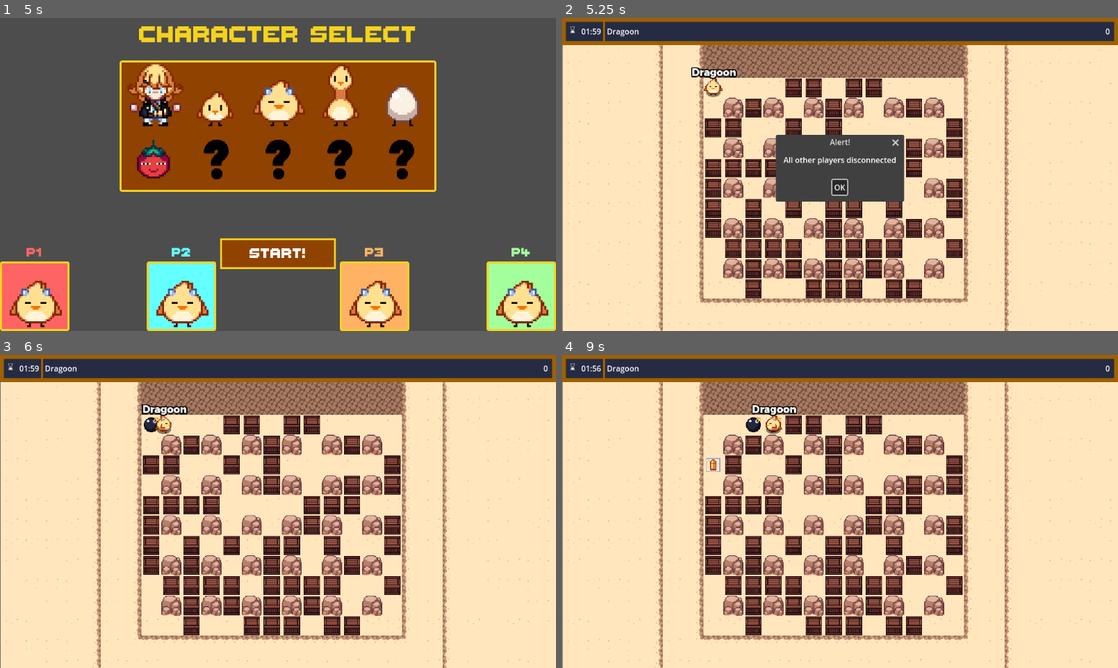
Above: before the commit, frames 1-4 (two rows, left to right).
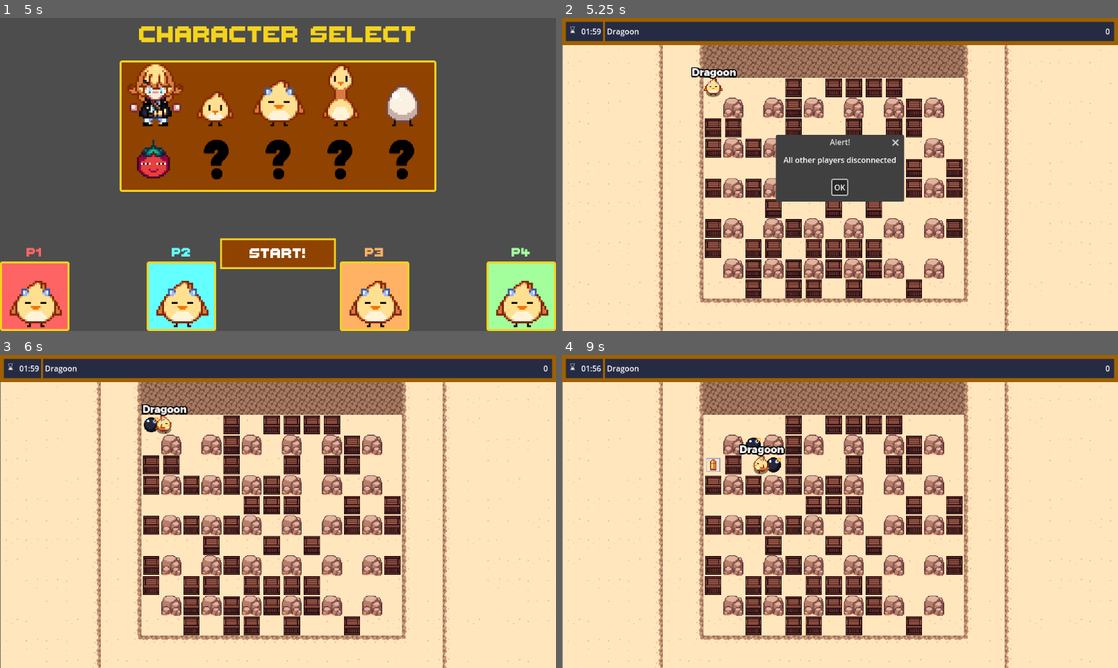
Above: after the commit, the same moments.

Repository: Dragoon-Project-Squad/bomberbird
Game: Godot game, scene res://scenes/main_menu.tscn
Two runs of this game, one before a commit and one after it. Both use one fixed random seed, a clock stepped at 60 frames per second and the inputs below. Sound files missing from this copy of the repository are replaced by a short silence.
Inputs:
- Up to frame 1 (5 s): click "Multiplayer" at 0.5 s; click "super" at 1.25 s; click "off" at 2 s; click "on" at 2.75 s; click "Host" at 3.5 s; click "READY!" at 4.25 s
- Up to frame 2 (5.25 s): click "START!" at 5 s
- Up to frame 3 (6 s): tap Enter at 5.75 s; hold Right (move_right) from 5.78 s (still down); hold Space (set_bomb) from 5.78 s (still down)
- Up to frame 4 (9 s): release Right (move_right) at 6.53 s; release Space (set_bomb) at 6.53 s; hold Down (move_down) 6.53-7.28 s; tap G (detonate_rc) at 6.6 s; tap Space (set_bomb) at 6.8, 7.55, 8.3 s; hold Right (move_right) 7.28-8.03 s; hold E (punch_action) 7.28-8.03 s; hold Up (move_up) 8.03-8.78 s; tap F (secondary_action) at 8.1 s; hold Left (move_left) from 8.78 s (still down); hold Space (set_bomb) from 8.78 s (still down)

Frame 1 is identical in both runs. In frame 2, 7.7% of the frame differs, in the area x 25-73%, y 19-90%; in frame 3, 9.4%; in frame 4, 10%, in the area x 25-73%, y 15-90%.

Commit message:
removing tree traversale for world and player nodes

Diff:
--- a/autoloads/gamestate.gd
+++ b/autoloads/gamestate.gd
@@ -56,7 +56,7 @@
 func _player_disconnected(id):
 	total_player_count -= 1
 	human_player_count -= 1
-	if has_node("/root/World"): # Game is in progress.
+	if globals.current_world != null: # Game is in progress.
 		# Remove from world
 		remove_player_from_world.rpc(id)
 		# If everyone else disconnected
@@ -101,10 +101,9 @@
 
 @rpc("authority", "call_local")
 func remove_player_from_world(id):
-	if get_tree().get_root().has_node("World"):
-		var world = get_tree().get_root().get_node("World")
-		if world.has_node("Players/" + str(id)):
-			world.get_node("Players/" + str(id)).queue_free()
+	if globals.current_world != null:
+		if globals.current_world.has_node("Players/" + str(id)):
+			globals.current_world.get_node("Players/" + str(id)).queue_free()
 
 @rpc("any_peer")
 func change_character_player(texture):
@@ -159,38 +158,7 @@
 	total_player_count = human_player_count + 3
 	add_ai_players()
 	load_world.rpc()
-	var world = get_tree().get_root().get_node("World")
-	#var playerspawner = get_tree().get_root().get_node("World/PlayerSpawner")
-	# Create a dictionary with peer id and respective spawn points, could be improved by randomizing.
-	var spawn_points = {}
-	spawn_points[1] = 0 # Server in spawn point 0.
-	var spawn_point_idx = 1
-	for p in players:
-		spawn_points[p] = spawn_point_idx
-		spawn_point_idx += 1
-	var humans_loaded_in_game = 0
-	for p_id in spawn_points:
-		var spawn_pos = world.get_node("SpawnPoints/" + str(spawn_points[p_id])).position
-		#var spawnedplayer
-		var playerspawner = world.get_node("PlayerSpawner")
-		var misobonspawner = world.get_node("MisobonPlayerSpawner")
-		#var spawningdata = {"playertype": "human", "spawndata": spawn_pos, "pid": p_id, "defaultname": player_name, "playerdictionary": players, "characterdictionary": characters}
-		var spawningdata = {"spawndata": spawn_pos, "pid": p_id, "defaultname": player_name, "playerdictionary": players}
-		var misobondata = {"spawn_here": 0.0, "pid": p_id}
-		var player: Player
-		if humans_loaded_in_game < human_player_count:
-			spawningdata.playertype = "human"
-			misobondata.player_type = "human"
-			#spawnedplayer = player_scene.instantiate()
-			humans_loaded_in_game += 1
-		else:
-			spawningdata.playertype = "ai"
-			misobondata.player_type = "ai"
-
-		player = playerspawner.spawn(spawningdata)
-		misobondata.name = player.get_player_name()
-
-		misobonspawner.spawn(misobondata)
+	spawn_players()
 
 func begin_game():
 	human_player_count = 1+players.size()
@@ -201,29 +169,31 @@
 		game_error.emit("All other players disconnected")
 		end_game()
 	load_world.rpc()
-	var world = get_tree().get_root().get_node("World")
-	#var playerspawner = get_tree().get_root().get_node("World/PlayerSpawner")
+	spawn_players()
+
+func spawn_players():
 	# Create a dictionary with peer id and respective spawn points, could be improved by randomizing.
 	var spawn_points = {}
+	var spawn_point_idx = 1
 	spawn_points[1] = 0 # Server in spawn point 0.
-	var spawn_point_idx = 1
+
 	for p in players:
 		spawn_points[p] = spawn_point_idx
 		spawn_point_idx += 1
+
 	var humans_loaded_in_game = 0
+
 	for p_id in spawn_points:
-		var spawn_pos = world.get_node("SpawnPoints/" + str(spawn_points[p_id])).position
-		#var spawnedplayer
-		var playerspawner = world.get_node("PlayerSpawner")
-		var misobonspawner = world.get_node("MisobonPlayerSpawner")
-		#var player data
+		var spawn_pos = globals.current_world.get_node("SpawnPoints/" + str(spawn_points[p_id])).position
+		var playerspawner = globals.current_world.get_node("PlayerSpawner")
+		var misobonspawner = globals.current_world.get_node("MisobonPlayerSpawner")
 		var spawningdata = {"spawndata": spawn_pos, "pid": p_id, "defaultname": player_name, "playerdictionary": players}
 		var misobondata = {"spawn_here": 0.0, "pid": p_id}
 		var player: Player
+
 		if humans_loaded_in_game < human_player_count:
 			spawningdata.playertype = "human"
 			misobondata.player_type = "human"
-
 			humans_loaded_in_game += 1
 		else:
 			spawningdata.playertype = "ai"
@@ -280,9 +250,9 @@
 	return true
 
 func end_game():
-	if has_node("/root/World"): # Game is in progress.
+	if globals.current_world != null: # Game is in progress.
 		# End it
-		get_node("/root/World").queue_free()
+		globals.current_world.queue_free()
 		if !multiplayer.is_server():
 			peer.close()
 	game_ended.emit()
--- a/autoloads/globals.gd
+++ b/autoloads/globals.gd
@@ -1,3 +1,6 @@
 extends Node
 
 var config = Config.new()
+
+var current_world: World
+var player_manager: PlayerManager
--- a/players_manager.gd
+++ b/players_manager.gd
@@ -2,10 +2,17 @@
 #TODO: Move player related functions (evtl as static) from world and/or gamestate into here
 class_name PlayerManager extends Node2D
 
+@onready var players: Array = get_children()
+
+func _init():
+	globals.player_manager = self
+
 func _on_hurry_up_start() -> void:
+	if players.is_empty():
+		players = get_children()
 	if gamestate.misobon_mode == gamestate.misobon_states.OFF:
 		return
-	for player in get_children():
+	for player in players:
 		player.hurry_up_started = true
 		if !player.is_dead: continue
 		if !is_multiplayer_authority(): continue
--- a/scenes/battlegrounds.tscn
+++ b/scenes/battlegrounds.tscn
@@ -26,7 +26,7 @@
 
 [sub_resource type="AudioStreamRandomizer" id="AudioStreamRandomizer_to18j"]
 
-[node name="World" type="Node2D"]
+[node name="World_test" type="Node2D"]
 texture_filter = 1
 script = ExtResource("1_b42q6")
 
@@ -64,6 +64,10 @@
 position = Vector2(432, 432)
 
 [node name="Breakables" type="Node2D" parent="."]
+
+[node name="BreakableSpawner" type="MultiplayerSpawner" parent="Breakables"]
+spawn_path = NodePath("..")
+script = ExtResource("9_k4om7")
 
 [node name="Players" type="Node2D" parent="."]
 script = ExtResource("3_jta2f")
@@ -251,11 +255,6 @@
 spawn_path = NodePath("../MisobonPath")
 script = ExtResource("7_7cqae")
 
-[node name="BreakableSpawner" type="MultiplayerSpawner" parent="." node_paths=PackedStringArray("world")]
-spawn_path = NodePath("../Breakables")
-script = ExtResource("9_k4om7")
-world = NodePath("..")
-
 [node name="MusicPlayer" type="AudioStreamPlayer2D" parent="."]
 stream = SubResource("AudioStreamRandomizer_to18j")
 volume_db = -4.685
@@ -269,8 +268,6 @@
 one_shot = true
 autostart = true
 
-[node name="Marker2D" type="Marker2D" parent="."]
-
 [connection signal="hurry_up_start" from="HurryUp" to="Players" method="_on_hurry_up_start"]
 [connection signal="pressed" from="Winner/ExitGame" to="GameUI" method="_on_exit_game_pressed"]
 [connection signal="pressed" from="Winner/ExitGame" to="GameUI/Border/Container/Players" method="_on_exit_game_pressed"]
--- a/scenes/hurry_up.gd
+++ b/scenes/hurry_up.gd
@@ -69,7 +69,7 @@
 func _on_hurry_up_start_timer_timeout():
 	hurry_up_start.emit()
 	target_tiles = generate_spiral(world_data.world_width, world_data.world_height)
-	get_node("/root/World/%RemainingTime").add_theme_color_override("font_color", Color(255, 0, 0))
+	globals.current_world.get_node("%RemainingTime").add_theme_color_override("font_color", Color(255, 0, 0))
 	hurry_up_step_timer.start()
 
 
--- a/scripts/ai_state/ai_state_machine.gd
+++ b/scripts/ai_state/ai_state_machine.gd
@@ -11,9 +11,8 @@
 		if child is State:
 			states[child.name.to_lower()] = child
 			child.state_changed.connect(_on_state_changed)
-			# Scuffed, but it works
-			child.aiplayer = get_parent()
-			child.world = get_parent().get_parent().get_parent()
+			child.aiplayer = get_parent() # This is arguably fine because its within its own scene tree imo
+			child.world = globals.current_world
 
 	if initial_state:
 		initial_state._enter()
--- a/scripts/airborn_bomb.gd
+++ b/scripts/airborn_bomb.gd
@@ -102,7 +102,7 @@
 func to_stationary_bomb():
 	if !is_multiplayer_authority():
 		return
-	bomb_root.do_place.rpc(target, -1)
+	bomb_root.do_place.rpc(target, -1, bomb_root.bomb_owner_is_dead)
 
 func check_bounds() -> bool:
 	var in_arena_x: bool = arena_bounds[0].x < bomb_root.position.x && bomb_root.position.x < arena_bounds[1].x
@@ -143,7 +143,7 @@
 #throw calculates and starts a throw operations
 func throw(origin: Vector2, target: Vector2, direction: Vector2i, angle_rad: float = MISOBON_THROW_ANGLE_RAD, time_total: float = MISOBON_THROW_TIME):
 	#This should really be in _ready but that no worky
-	var world: Node2D = get_node("/root/World")
+	var world: World = globals.current_world
 	arena_bounds = world.get_arena_bounds()
 	world_bounds = world.get_world_bounds()
 	world_size = world.get_world_size()
--- a/scripts/bomb_root_fsm.gd
+++ b/scripts/bomb_root_fsm.gd
@@ -43,7 +43,7 @@
 
 @rpc("call_local")
 func set_bomb_owner(player_id: String):
-	bomb_owner = get_node("/root/World/Players/" + player_id)
+	bomb_owner = globals.player_manager.get_node(str(player_id))
 
 @rpc("call_local")
 func do_place(bombPos: Vector2, boost: int = boost, is_dead: bool = false) -> int:
--- a/scripts/breakable.gd
+++ b/scripts/breakable.gd
@@ -6,11 +6,14 @@
 const PICKUP_SPAWN_BASE_CHANCE := 1.0
 
 @onready var breakable_sfx_player := $BreakableSound
-@onready var pickup_pool: PickupPool = get_node("/root/World/PickupPool")
 
 var rng = RandomNumberGenerator.new()
+#set from the spawner
+var world : World
+var pickup_pool: PickupPool
 
-var world : World
+func _ready():
+	pickup_pool = world.pickup_pool
 
 func decide_pickup_spawn() -> bool:
 	if !PICKUP_ENABLED:
@@ -37,9 +40,10 @@
 
 @rpc("call_local")
 func exploded(by_who):
-	#breakable_sfx_player.play()
+	# breakable_sfx_player.play()
 	$"AnimationPlayer".play("explode")
 	# Spawn a powerup where this rock used to be.
+
 	if is_multiplayer_authority():
 		if decide_pickup_spawn() && by_who != gamestate.ENVIRONMENTAL_KILL_PLAYER_ID:
 			var type_of_pickup = decide_pickup_type()
@@ -48,7 +52,8 @@
 		else:
 			world_data.set_tile.rpc(world_data.tiles.EMPTY, global_position) #We only wanne delete this cell if no pickup is spawned on it
 
-	get_node("Shape").queue_free()
+	if is_multiplayer_authority():
+		get_node("Shape").queue_free()
 	world.astargrid_set_point(global_position, false)
 	await $"AnimationPlayer".animation_finished #Wait for the animation to finish
 	if is_multiplayer_authority():
--- a/scripts/breakable_spawner.gd
+++ b/scripts/breakable_spawner.gd
@@ -1,11 +1,11 @@
 extends MultiplayerSpawner
 const BREAKABLE_SCENE_PATH : String = "res://scenes/breakable.tscn"
 
-@onready var breakable_parent = $"../Breakables"
-@export var world : World
+var world : World
 
 func _init():
 	spawn_function = place_breakable
+	world = globals.current_world
 
 func place_breakable(spawncoords: Vector2):
 	#breakable_layer.set_cell(Vector2i(x,y), BREAKABLE_TILE_ID, Vector2i(0,0),0)
--- a/scripts/main_menu.gd
+++ b/scripts/main_menu.gd
@@ -14,20 +14,18 @@
 
 func _on_single_player_pressed() -> void:
 	#if a game is already running do not allow a new game to start
-	if not has_node("/root/World"):
+	if globals.current_world == null:
 		gamestate.begin_singleplayer_game()
 	# get_tree().change_scene_to_file("res://scenes/battlegrounds.tscn")
 
 
 func _on_multiplayer_pressed() -> void:
 	#if a game is already running do not allow to open lobby
-	if not has_node("/root/World"):
+	if globals.current_world == null:
 		get_tree().change_scene_to_file("res://scenes/lobby.tscn")
 
 
 func _on_options_pressed() -> void:
 	#if a game is already running do not allow to open menu
-	if has_node("/root/World"):
-		pass
-	#get_tree().change_scene_to_file("res://scenes/options_menu/options_menu.tscn")
-	switch_to_options_menu()
+	if globals.current_world == null:
+		switch_to_options_menu()
--- a/scripts/misobon_player.gd
+++ b/scripts/misobon_player.gd
@@ -15,7 +15,7 @@
 var controlable: bool = false
 
 func _ready() -> void:
-	bomb_pool = get_node("/root/World/BombPool")
+	bomb_pool = globals.current_world.bomb_pool
 	set_player(str(self.name).to_int())
 	disable()
 
--- a/scripts/pickups/default_pickup.gd
+++ b/scripts/pickups/default_pickup.gd
@@ -3,8 +3,8 @@
 @onready var pickup_sfx_player = $PickupSoundPlayer
 @onready var animated_sprite = $AnimatedSprite2D
 @onready var collisionbox: CollisionShape2D = $CollisionShape2D
-@onready var pickup_pool: PickupPool = get_node("/root/World/PickupPool")
 
+var pickup_pool: PickupPool
 var pickup_type: String = "":
 	set(type): #i don't like setters but it only enforces something here so its okey
 		if pickup_type != "":
@@ -12,7 +12,7 @@
 		pickup_type = type
 
 func _ready():
-	pass
+	pickup_pool = globals.current_world.get_node("PickupPool")
 
 @rpc("call_local")
 func disable_collison_and_hide():
--- a/scripts/pickups/explosion_boost.gd
+++ b/scripts/pickups/explosion_boost.gd
@@ -1,6 +1,7 @@
 extends Pickup
 
 func _ready():
+	super()
 	animated_sprite.play("idle")
 
 func apply_power_up(pickup_owner: Player):
--- a/scripts/pickups/extra_bomb.gd
+++ b/scripts/pickups/extra_bomb.gd
@@ -1,6 +1,7 @@
 extends Pickup
 
 func _ready():
+	super()
 	animated_sprite.play("idle")
 
 func apply_power_up(pickup_owner: Player):
--- a/scripts/pickups/max_explosion.gd
+++ b/scripts/pickups/max_explosion.gd
@@ -1,6 +1,7 @@
 extends Pickup
 
 func _ready():
+	super()
 	animated_sprite.play("idle")
 
 func apply_power_up(pickup_owner: Player):
--- a/scripts/pickups/punch_ability.gd
+++ b/scripts/pickups/punch_ability.gd
@@ -1,4 +1,5 @@
 extends Pickup
 
 func _ready():
+	super()
 	animated_sprite.play("idle")
--- a/scripts/pickups/speed_boost.gd
+++ b/scripts/pickups/speed_boost.gd
@@ -1,6 +1,7 @@
 extends Pickup
 
 func _ready():
+	super()
 	animated_sprite.play("idle")
 
 func apply_power_up(pickup_owner: Player):
--- a/scripts/player.gd
+++ b/scripts/player.gd
@@ -44,9 +44,9 @@
 	#These are all needed
 	position = synced_position
 	bomb_total = bomb_count
-	bomb_pool = get_node("/root/World/BombPool")
-	pickup_pool = get_node("/root/World/PickupPool")
-	game_ui = get_node("/root/World/GameUI")
+	bomb_pool = globals.current_world.bomb_pool
+	pickup_pool = globals.current_world.pickup_pool
+	game_ui = globals.current_world.game_ui
 
 func _process(delta: float):
 	if !invulnerable:
@@ -90,10 +90,7 @@
 	last_bomb_time = 0
 
 	# Adding bomb to astargrid so bombs have collision inside the grid
-	# Replace code if "world_data" class can be used
-	var world : World
-	world = get_parent().get_parent()
-	world.astargrid_set_point(synced_position, true)
+	globals.current_world.astargrid_set_point(synced_position, true)
 
 	if is_multiplayer_authority():
 		var bomb: BombRoot = bomb_pool.request([])
--- a/scripts/stationary_bomb.gd
+++ b/scripts/stationary_bomb.gd
@@ -76,9 +76,7 @@
 
 	# Frees collision from astargrid when done
 	# Revise for posible implementation on world_data
-	var world : World
-	world = get_parent().get_parent().get_parent()
-	world.astargrid_set_point(bomb_root.global_position, false)
+	globals.current_world.astargrid_set_point(bomb_root.global_position, false)
 
 	if !is_multiplayer_authority():
 		return
--- a/scripts/world.gd
+++ b/scripts/world.gd
@@ -6,9 +6,11 @@
 @onready var mus_player := $MusicPlayer
 @onready var floor_layer = $Floor
 @onready var unbreakable_layer = $Unbreakable
-@onready var breakable_spawner = $BreakableSpawner
+@onready var breakable_spawner = get_node("Breakables/BreakableSpawner")
 @onready var breakables = $Breakables
 @onready var bomb_pool = $BombPool
+@onready var pickup_pool = $PickupPool
+@onready var game_ui= $GameUI
 
 # Randomizer & Dimension values ( make sure width & height is uneven)
 const initial_width = 15
@@ -21,6 +23,10 @@
 # AI pathing
 var astargrid = AStarGrid2D.new()
 var astargrid_no_breakables = AStarGrid2D.new()
+
+# we use the init to pass ourselfs to globals as this will be called on instanciation while ready is only called after all children are also ready (which may lead to some of the children trying to access world already in there ready functions)
+func _init():
+	globals.current_world = self
 
 func _ready() -> void:
 	setup_astargrid()
@@ -100,7 +106,7 @@
 		[Vector2i(1, 1 + map_offset),
 		Vector2i(1, 2 + map_offset),
 		Vector2i(2, 1 + map_offset)],
-		# Top Right
+		# Top eight
 		[Vector2i(map_width - 2, 1 + map_offset),
 		Vector2i(map_width - 2, 2 + map_offset),
 		Vector2i(map_width - 3, 1 + map_offset)],
